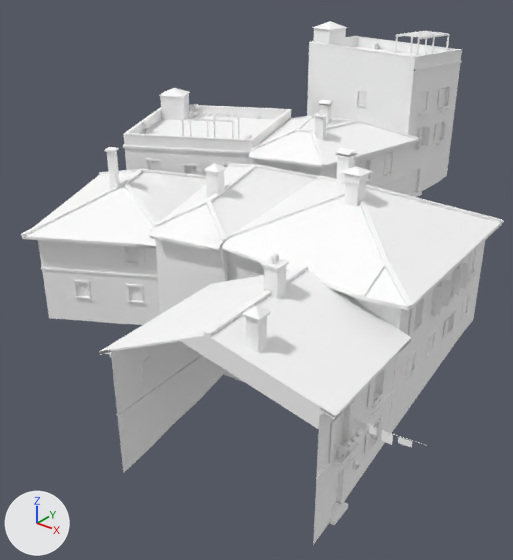
The glTF model games/yorimichi/assets/belmonte/meshes/SM_BM_BT_blk_25.glb: old version first, new version second.
Before and after are seen from a 50 mm lens placed at (33.5, -43.4, 25.5), pointed at (2.2, -4.3, 1.3). The axes (+X, +Y, +Z) are drawn at lower left. The lights are the same throughout. The older version comes first. Vertices at exactly the same position are counted once.

The first picture shows 'SM_BM_BT_blk_25'.
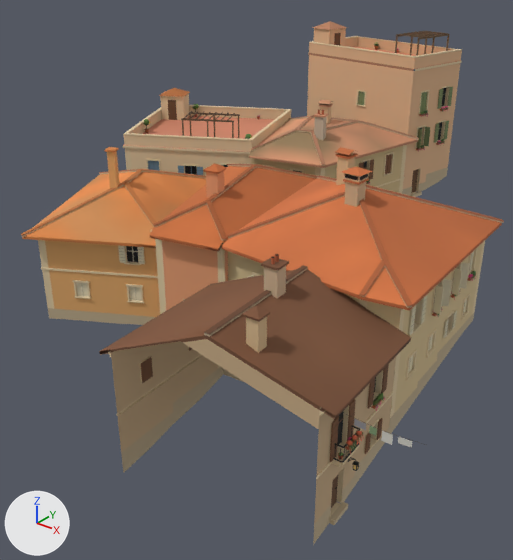
Where the change shows, as pixel boxes (x1, y1, x2, y2) in the pictures (513 x 560 px):
part 1 of me_sm_bt_blk_25, recoloured (darker): (21, 21, 504, 545) in both

The change, as a diff of the scene's bpy script:
```diff
--- a/games/yorimichi/assets/belmonte/meshes/SM_BM_BT_blk_25.glb.py
+++ b/games/yorimichi/assets/belmonte/meshes/SM_BM_BT_blk_25.glb.py
@@ me_sm_bt_blk_25 @@
 me_sm_bt_blk_25.from_pydata(...)  # 15570 vertices, 18349 faces; spans x -19.9..23.7, y -24.5..24.3, z -1.1..18.0
 # used by ob_sm_bm_bt_blk_25; location = (0.0, 0.0, 0.0)
+# me_sm_bt_blk_25 part 1: 18349 faces centred in x -19.6..23.7, y -24.3..23.9, z -0.9..17.6 are repainted in the vertex colours; the middle colour goes from white #ffffff to beige #cdab8a
 me_sm_bt_blk_25.materials.append(mat_bm_000_m_stone_024)
```
